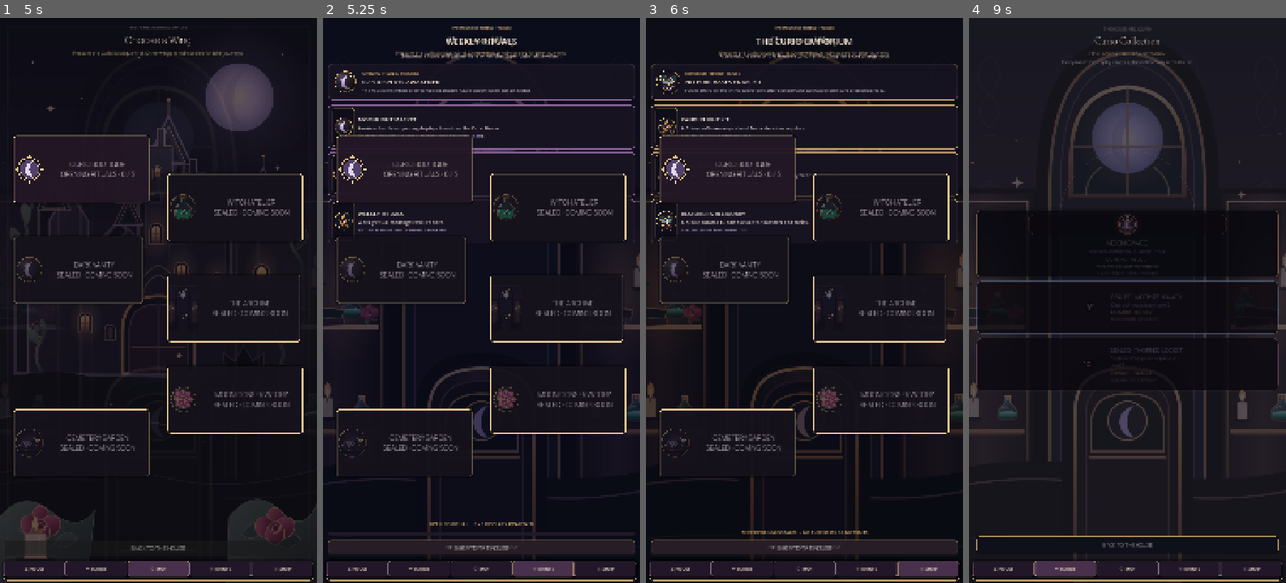
Above: before the commit, frames 1-4 (left to right).
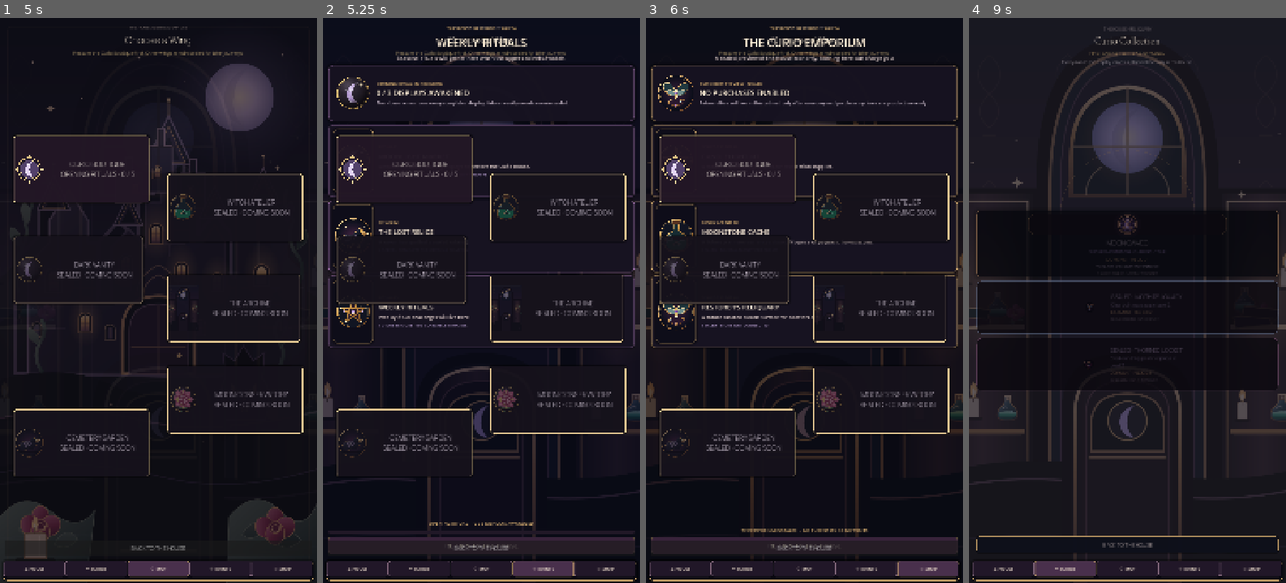
Above: after the commit, the same moments.

Repository: Jay-prodesign/akilta-match3
Game: Godot game, scene res://src/app/app_bootstrap.tscn
Same seed, same stepped clock (60 frames per second), same inputs: the game is played once before the commit and once after it.
Inputs:
- Up to frame 1 (5 s): click "ENTER THE HOUSE" at 0.5 s; click "RELIQUARY · 0 / 3" at 1.25 s; click "⌂ HOUSE" at 2 s; click "OPEN CURIO MAP" at 2.75 s; click "✦ CURIOS" at 3.5 s; click "☾ MAP" at 4.25 s
- Up to frame 2 (5.25 s): click "✧ EVENTS" at 5 s
- Up to frame 3 (6 s): click "◇ SHOP" at 5.75 s
- Up to frame 4 (9 s): click "CURIO BOUTIQUE OPENING RITUAL…" at 6.5 s; click "CURIO BOUTIQUE OPENING RITUAL…" at 7.25 s; click "⌂ HOUSE" at 8 s; click "✦ CURIOS" at 8.75 s

Frame 1 is identical in both runs. In frame 2, 6.7% of the frame differs, in the area x 1-99%, y 1-94%; in frame 3, 7.7%; in frame 4, nothing differs.

Commit message:
Make secondary surfaces visually substantial on mobile

Diff:
--- a/src/app/app_bootstrap.gd
+++ b/src/app/app_bootstrap.gd
@@ -181,7 +181,7 @@
 	layout.offset_top = 24
 	layout.offset_right = -18
 	layout.offset_bottom = -20
-	layout.add_theme_constant_override("separation", 16)
+	layout.add_theme_constant_override("separation", 12)
 	layout.alignment = BoxContainer.ALIGNMENT_BEGIN
 	overlay.add_child(layout)
 	var feature_key := feature.to_lower()
@@ -206,35 +206,43 @@
 	eyebrow.text = "THE HOUSE OF CURIOS  ·  AKILTA"
 	eyebrow.horizontal_alignment = HORIZONTAL_ALIGNMENT_CENTER
 	eyebrow.add_theme_color_override("font_color", Color("#D5AD70"))
-	eyebrow.add_theme_font_size_override("font_size", 13)
+	eyebrow.add_theme_color_override("font_outline_color", Color("#080710", 0.92))
+	eyebrow.add_theme_constant_override("outline_size", 3)
+	eyebrow.add_theme_font_size_override("font_size", 15)
 	layout.add_child(eyebrow)
 	var title := Label.new()
 	title.name = "FeatureTitle"
 	title.text = "THE KEEPER" if is_profile else ("WEEKLY RITUALS" if is_events else "THE CURIO EMPORIUM")
 	title.horizontal_alignment = HORIZONTAL_ALIGNMENT_CENTER
-	title.add_theme_color_override("font_color", Color("#F4E5D3"))
-	title.add_theme_font_size_override("font_size", 30)
+	title.add_theme_color_override("font_color", Color("#FFF0D8"))
+	title.add_theme_color_override("font_outline_color", Color("#080710", 0.94))
+	title.add_theme_constant_override("outline_size", 5)
+	title.add_theme_font_size_override("font_size", 38)
 	layout.add_child(title)
 	var detail := Label.new()
 	detail.text = "Your restored curios, House progress and preferences." if is_profile else ("Seasonal rituals will gather here when the upper cabinets awaken." if is_events else "A sealed preview of the House economy. Nothing here can charge you.")
 	detail.horizontal_alignment = HORIZONTAL_ALIGNMENT_CENTER
 	detail.autowrap_mode = TextServer.AUTOWRAP_WORD_SMART
 	detail.add_theme_color_override("font_color", Color("#D8C6C3"))
-	detail.add_theme_font_size_override("font_size", 17)
+	detail.add_theme_color_override("font_outline_color", Color("#080710", 0.82))
+	detail.add_theme_constant_override("outline_size", 2)
+	detail.add_theme_font_size_override("font_size", 18)
 	layout.add_child(detail)
 
 	var hero := PanelContainer.new()
 	hero.name = "FeatureHero"
-	hero.custom_minimum_size = Vector2(0, 124)
+	hero.custom_minimum_size = Vector2(0, 190)
 	var hero_style := StyleBoxFlat.new()
 	hero_style.bg_color = Color("#171321", 0.96)
 	hero_style.border_color = Color("#9B6FA6", 0.82) if is_events else (Color("#D5AD70", 0.86) if not is_profile else Color("#8796C7", 0.82))
-	hero_style.set_border_width_all(1)
-	hero_style.set_corner_radius_all(14)
-	hero_style.content_margin_left = 14
-	hero_style.content_margin_right = 14
-	hero_style.content_margin_top = 10
-	hero_style.content_margin_bottom = 10
+	hero_style.set_border_width_all(2)
+	hero_style.set_corner_radius_all(16)
+	hero_style.content_margin_left = 18
+	hero_style.content_margin_right = 18
+	hero_style.content_margin_top = 14
+	hero_style.content_margin_bottom = 14
+	hero_style.shadow_color = Color(0, 0, 0, 0.48)
+	hero_style.shadow_size = 12
 	hero.add_theme_stylebox_override("panel", hero_style)
 	layout.add_child(hero)
 	var hero_row := HBoxContainer.new()
@@ -243,7 +251,7 @@
 	hero.add_child(hero_row)
 	var hero_art := TextureRect.new()
 	hero_art.name = "FeatureHeroArtwork"
-	hero_art.custom_minimum_size = Vector2(88, 88)
+	hero_art.custom_minimum_size = Vector2(132, 132)
 	hero_art.expand_mode = TextureRect.EXPAND_IGNORE_SIZE
 	hero_art.stretch_mode = TextureRect.STRETCH_KEEP_ASPECT_CENTERED
 	hero_art.texture = PieceAssetLoader.ornament("res://assets/pieces/moon_sigil.svg" if is_events else ("res://assets/curios/ch01_curio_moth_reliquary.svg" if not is_profile else "res://assets/curios/ch01_curio_moon_cameo_awakened_v01.svg"))
@@ -258,21 +266,23 @@
 	hero_kicker.name = "FeatureHeroKicker"
 	hero_kicker.text = ("OPENING RITUAL COMPLETE" if opening_complete else "OPENING RITUAL IN PROGRESS") if is_events else ("EMPORIUM PREVIEW · SEALED" if not is_profile else ("FIRST CABINET SET RESTORED" if opening_complete else "KEEPER RECORD"))
 	hero_kicker.add_theme_color_override("font_color", Color("#D5AD70"))
-	hero_kicker.add_theme_font_size_override("font_size", 13)
+	hero_kicker.add_theme_font_size_override("font_size", 15)
 	hero_copy.add_child(hero_kicker)
 	var hero_title := Label.new()
 	hero_title.name = "FeatureHeroTitle"
 	hero_title.text = ("%d / %d DISPLAYS AWAKENED" % [completed_count, INTERNAL_REVIEW_LEVEL_COUNT]) if is_events else ("NO PURCHASES ENABLED" if not is_profile else ("%d CURIOS · RESTORATION STAGE %d" % [collected_count, restored_stage]))
 	hero_title.autowrap_mode = TextServer.AUTOWRAP_WORD_SMART
 	hero_title.add_theme_color_override("font_color", Color("#FFF0D8"))
-	hero_title.add_theme_font_size_override("font_size", 21)
+	hero_title.add_theme_color_override("font_outline_color", Color("#080710", 0.90))
+	hero_title.add_theme_constant_override("outline_size", 3)
+	hero_title.add_theme_font_size_override("font_size", 25)
 	hero_copy.add_child(hero_title)
 	var hero_body := Label.new()
 	hero_body.name = "FeatureHeroBody"
 	hero_body.text = ("The House remembers every completed display; future weekly events remain sealed." if is_events else …(222 unchanged characters)…
 	hero_body.autowrap_mode = TextServer.AUTOWRAP_WORD_SMART
 	hero_body.add_theme_color_override("font_color", Color("#CFC0CF"))
-	hero_body.add_theme_font_size_override("font_size", 14)
+	hero_body.add_theme_font_size_override("font_size", 16)
 	hero_copy.add_child(hero_body)
 
 	var card_scroll := ScrollContainer.new()
@@ -343,34 +353,38 @@
 		var card := PanelContainer.new()
 		card_index += 1
 		card.name = "FeatureCard%d" % card_index
-		card.custom_minimum_size = Vector2(0, 150)
+		card.custom_minimum_size = Vector2(0, 246)
 		var panel_style := StyleBoxFlat.new()
 		panel_style.bg_color = Color("#171321")
 		panel_style.border_color = Color("#9B6FA6", 0.58) if is_events else (Color("#D5AD70", 0.62) if not is_profile else Color("#8796C7", 0.58))
-		panel_style.set_border_width_all(1)
-		panel_style.set_corner_radius_all(10)
-		panel_style.content_margin_left = 14
-		panel_style.content_margin_right = 14
-		panel_style.content_margin_top = 10
-		panel_style.content_margin_bottom = 10
+		panel_style.set_border_width_all(2)
+		panel_style.set_corner_radius_all(14)
+		panel_style.content_margin_left = 16
+		panel_style.content_margin_right = 16
+		panel_style.content_margin_top = 14
+		panel_style.content_margin_bottom = 14
+		panel_style.shadow_color = Color(0, 0, 0, 0.34)
+		panel_style.shadow_size = 8
 		card.add_theme_stylebox_override("panel", panel_style)
 		cards.add_child(card)
 		var row := HBoxContainer.new()
 		row.size_flags_vertical = Control.SIZE_EXPAND_FILL
-		row.add_theme_constant_override("separation", 12)
+		row.add_theme_constant_override("separation", 18)
 		card.add_child(row)
 		var art_frame := PanelContainer.new()
-		art_frame.custom_minimum_size = Vector2(76, 76)
+		art_frame.custom_minimum_size = Vector2(138, 138)
 		var art_style := StyleBoxFlat.new()
 		art_style.bg_color = Color("#0E0D19")
 		art_style.border_color = Color("#D5AD70", 0.40)
-		art_style.set_border_width_all(1)
-		art_style.set_corner_radius_all(10)
+		art_style.set_border_width_all(2)
+		art_style.set_corner_radius_all(16)
+		art_style.shadow_color = Color(0, 0, 0, 0.40)
+		art_style.shadow_size = 8
 		art_frame.add_theme_stylebox_override("panel", art_style)
 		row.add_child(art_frame)
 		var art := TextureRect.new()
 		art.name = "FeatureArtwork"
-		art.custom_minimum_size = Vector2(68, 68)
+		art.custom_minimum_size = Vector2(124, 124)
 		art.size_flags_horizontal = Control.SIZE_EXPAND_FILL
 		art.size_flags_vertical = Control.SIZE_EXPAND_FILL
 		art.expand_mode = TextureRect.EXPAND_IGNORE_SIZE
@@ -381,18 +395,26 @@
 		copy.size_flags_horizontal = Control.SIZE_EXPAND_FILL
 		copy.size_flags_vertical = Control.SIZE_EXPAND_FILL
 		copy.alignment = BoxContainer.ALIGNMENT_CENTER
-		copy.add_theme_constant_override("separation", 5)
+		copy.add_theme_constant_override("separation", 6)
 		row.add_child(copy)
+		var card_kicker := Label.new()
+		card_kicker.name = "CardKicker%d" % card_index
+		card_kicker.text = ("%s %02d" % ["RITUAL" if is_events else ("RECORD" if is_profile else "SEALED CABINET"), card_index])
+		card_kicker.add_theme_color_override("font_color", Color("#D5AD70"))
+		card_kicker.add_theme_font_size_override("font_size", 13)
+		copy.add_child(card_kicker)
 		var card_title := Label.new()
 		card_title.text = String(entry["title"])
 		card_title.add_theme_color_override("font_color", Color("#F4E5D3"))
-		card_title.add_theme_font_size_override("font_size", 19)
+		card_title.add_theme_color_override("font_outline_color", Color("#080710", 0.88))
+		card_title.add_theme_constant_override("outline_size", 2)
+		card_title.add_theme_font_size_override("font_size", 23)
 		copy.add_child(card_title)
 		var card_body := Label.new()
 		card_body.text = String(entry["body"])
 		card_body.autowrap_mode = TextServer.AUTOWRAP_WORD_SMART
 		card_body.add_theme_color_override("font_color", Color("#D8C6C3"))
-		card_body.add_theme_font_size_override("font_size", 16)
+		card_body.add_theme_font_size_override("font_size", 17)
 		copy.add_child(card_body)
 		var status := Label.new()
 		status.text = String(entry["status"])
@@ -404,7 +426,7 @@
 		var preferences := Button.new()
 		preferences.name = "ProfileSettings"
 		preferences.text = "⚙  AUDIO & ACCESSIBILITY"
-		preferences.custom_minimum_size.y = 52
+		preferences.custom_minimum_size.y = 60
 		preferences.add_theme_color_override("font_color", Color("#F4E5D3"))
 		preferences.add_theme_font_size_override("font_size", 18)
 		var preferences_style := StyleBoxFlat.new()
@@ -427,7 +449,7 @@
 	var back := Button.new()
 	back.name = "BackToHouse"
 	back.text = "RETURN TO THE HOUSE"
-	back.custom_minimum_size = Vector2(0, 48)
+	back.custom_minimum_size = Vector2(0, 58)
 	back.add_theme_color_override("font_color", Color("#F4E5D3"))
 	back.add_theme_font_size_override("font_size", 22)
 	var back_style := StyleBoxFlat.new()
